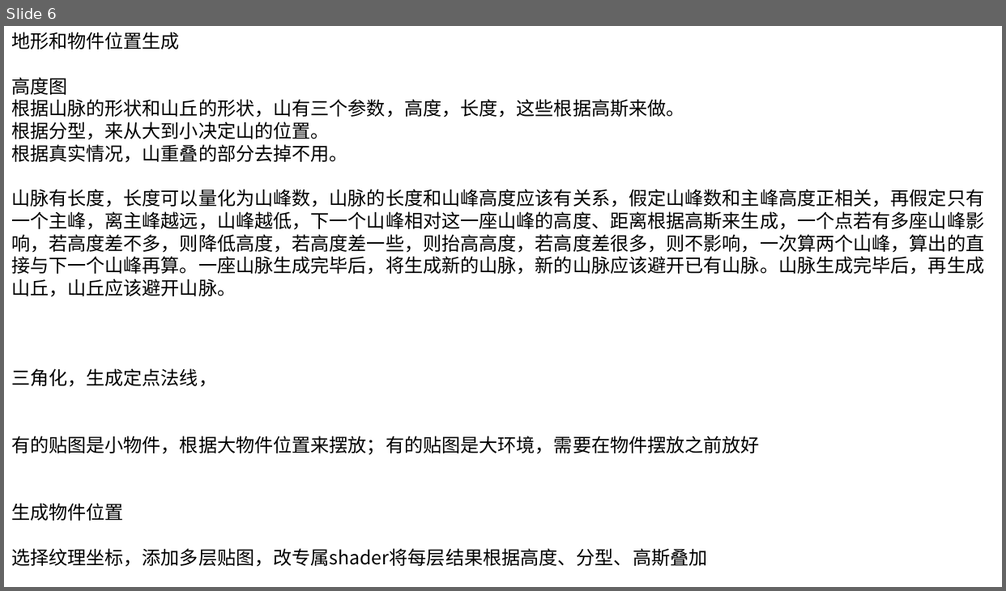
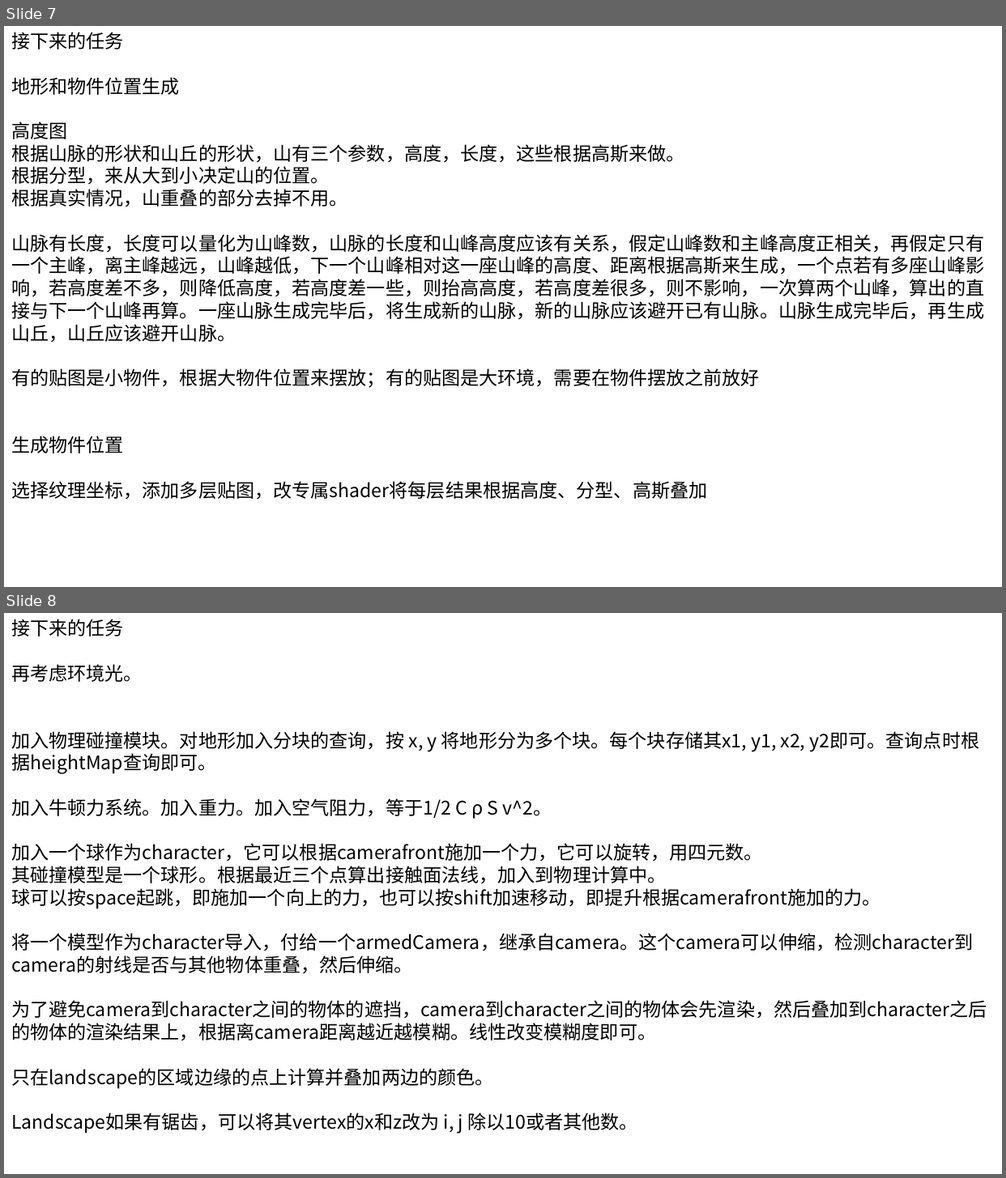
Before and after one commit to huangshansong/Hazel, a slide deck: 未来修改.pptx. Shown one above the other, each under a label of ours: slide 6 before the commit, slides 7 and 8 after it. The pictures are 1006x591 and 1006x1178 pixels, drawn with LibreOffice and Linux fonts; fonts in the diff are those of the drawing. Boxes give left, top, right and bottom in pixels: in the first picture for what was removed or moved away, otherwise in the second. Text is boxed around its words. In the diff, an @@ line names an element or a change of style, - is before the commit and + after.

```diff
--- a/未来修改.pptx
+++ b/未来修改.pptx
@@ slide 8 added at (4,613,1002,1174), background #FFFFFF @@
@@ text added at (11,619,987,1134), 18 pt, text #000000 @@
+接下来的任务
+再考虑环境光。
+加入物理碰撞模块。对地形加入分块的查询，按 x, y 将地形分为多个块。每个块存储其x1, y1, x2, y2即可。查询点时根据heightMap查询即可。
+加入牛顿力系统。加入重力。加入空气阻力，等于1/2 C ρ S v^2。
+加入一个球作为character，它可以根据camerafront施加一个力，它可以旋转，用四元数。
+其碰撞模型是一个球形。根据最近三个点算出接触面法线，加入到物理计算中。
+球可以按space起跳，即施加一个向上的力，也可以按shift加速移动，即提升根据camerafront施加的力。
+将一个模型作为character导入，付给一个armedCamera，继承自camera。这个camera可以伸缩，检测character到camera的射线是否与其他物体重叠，然后伸缩。
+为了避免camera到character之间的物体的遮挡，camera到character之间的物体会先渲染，然后叠加到character之后的物体的渲染结果上，根据离camera距离越近越模糊。线性改变模糊度即可。
+只在landscape的区域边缘的点上计算并叠加两边的颜色。
+Landscape如果有锯齿，可以将其vertex的x和z改为 i, j 除以10或者其他数。
@@ what was slide 6 is now slide 7 @@
@@ slide 7 changed as well @@
@@ text at (11,32,124,49): paragraph added @@
+接下来的任务
@@ text at (11,369,217,387): paragraph removed @@
-三角化，生成定点法线，
```
Also in this commit, not shown: 5 other slides changed, 2 other slides added, 50 other files.
